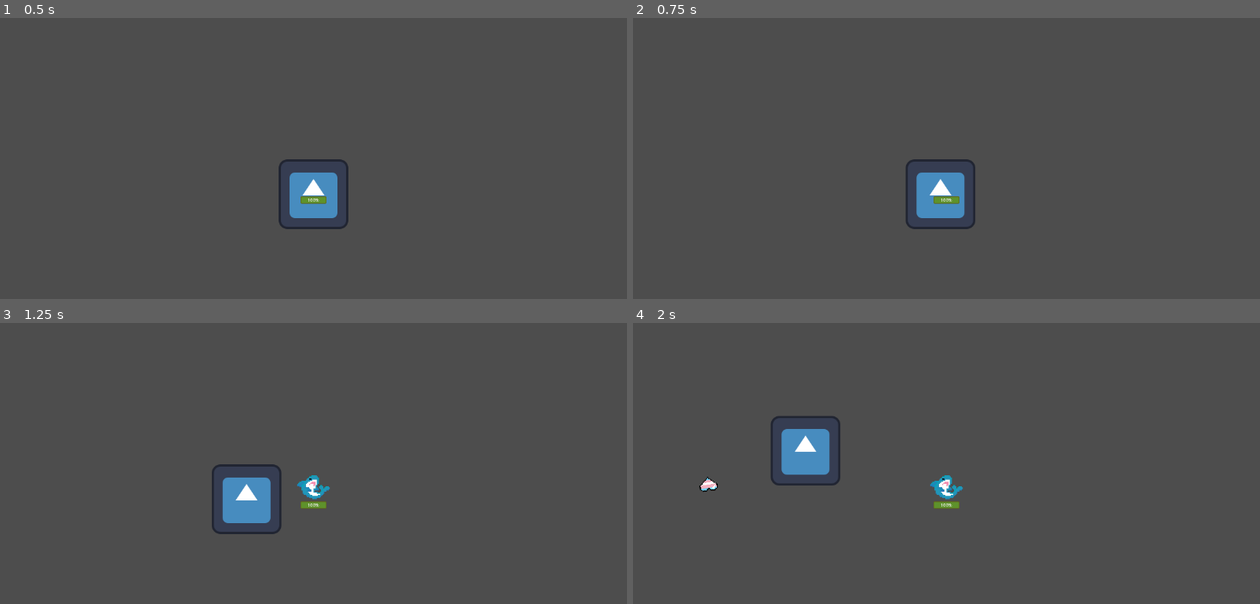
Above: before the commit, frames 1-4 (two rows, left to right).
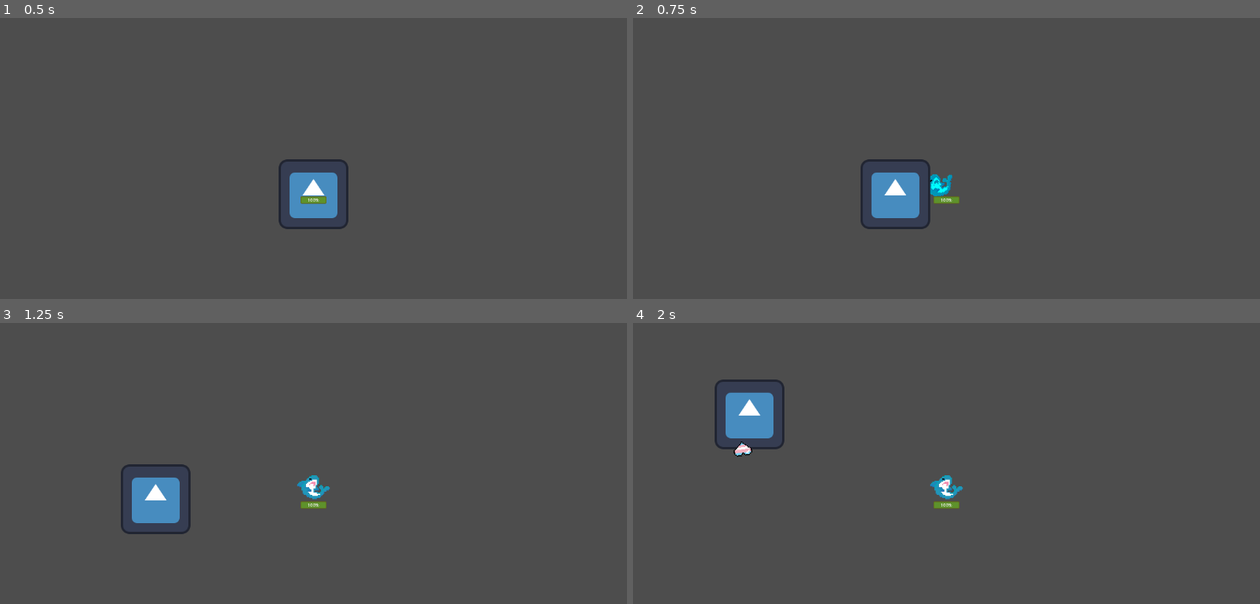
Above: after the commit, the same moments.

Repository: junyali/blahaj-run
Game: Godot game, scene res://levels/main_level.tscn
The game is run twice, just before and just after one commit, with the same random seed, the same clock (stepped at 60 frames per second) and the same inputs. The engine's default icon, where the game draws it, is replaced by a stand-in: a white triangle on a blue panel in a dark square.
Inputs (mouse positions are in pixels of both pictures, inside the frame that each line leads up to):
- Up to frame 1 (0.5 s): no input
- Up to frame 2 (0.75 s): tap Enter at 0.5 s; move the mouse to (1084, 175) at 0.52 s; hold D (move_right) from 0.53 s (still down); tap Q (dash, bound only after the commit) at 0.6 s
- Up to frame 3 (1.25 s): keep holding D (move_right)
- Up to frame 4 (2 s): move the mouse to (821, 516) at 1.27 s; release D (move_right) at 1.28 s; hold S (move_down) from 1.28 s (still down); tap E (shoot) at 1.35 s; tap Q (dash, bound only after the commit) at 1.55 s

Frame 1 is identical in both runs. In frame 2, 2.7% of the frame differs, in the area x 36-55%, y 50-76%; in frame 3, 3.2%; in frame 4, 3.3%, in the area x 10-34%, y 20-61%.

Commit message:
Add dashing attack

Diff:
--- a/characters/player/player.tscn
+++ b/characters/player/player.tscn
@@ -18,6 +18,9 @@
 corner_radius_top_right = 4
 corner_radius_bottom_right = 4
 corner_radius_bottom_left = 4
+
+[sub_resource type="CircleShape2D" id="CircleShape2D_exd8k"]
+radius = 19.0263
 
 [node name="Player" type="CharacterBody2D"]
 y_sort_enabled = true
@@ -48,5 +51,19 @@
 
 [node name="ShootTimer" type="Timer" parent="."]
 
+[node name="DashTimer" type="Timer" parent="."]
+
+[node name="DashCooldownTimer" type="Timer" parent="."]
+
+[node name="DashArea" type="Area2D" parent="."]
+
+[node name="Collision" type="CollisionShape2D" parent="DashArea"]
+position = Vector2(0, -19)
+shape = SubResource("CircleShape2D_exd8k")
+
 [connection signal="timeout" from="IframeTimer" to="." method="_on_iframe_timer_timeout"]
 [connection signal="timeout" from="ShootTimer" to="." method="_on_shoot_timer_timeout"]
+[connection signal="timeout" from="DashTimer" to="." method="_on_dash_timer_timeout"]
+[connection signal="timeout" from="DashCooldownTimer" to="." method="_on_dash_cooldown_timer_timeout"]
+[connection signal="area_entered" from="DashArea" to="." method="_on_dash_area_area_entered"]
+[connection signal="body_entered" from="DashArea" to="." method="_on_dash_area_body_entered"]
--- a/project.godot
+++ b/project.godot
@@ -42,6 +42,11 @@
 "events": [Object(InputEventKey,"resource_local_to_scene":false,"resource_name":"","device":-1,"window_id":0,"alt_press …(192 unchanged characters)…
 ]
 }
+dash={
+"deadzone": 0.2,
+"events": [Object(InputEventKey,"resource_local_to_scene":false,"resource_name":"","device":-1,"window_id":0,"alt_pressed":false,"shift_pressed":false,"ctrl_pressed":false,"meta_pressed":false,"pressed":false,"keycode":0,"physical_keycode":81,"key_label":0,"unicode":113,"location":0,"echo":false,"script":null)
+]
+}
 
 [rendering]
 
--- a/scripts/player/player.gd
+++ b/scripts/player/player.gd
@@ -7,6 +7,10 @@
 @export var max_speed: float = 300.0
 @export var acceleration: float = 500.0
 @export var friction: float = 1500.0
+@export var dash_force: float = 800.0
+@export var dash_duration: float = 0.3
+@export var dash_damage: int = 50
+@export var dash_cooldown: float = 2.0
 
 ## Character Stats
 @export var max_health: float = 100.0
@@ -14,26 +18,34 @@
 @export var shoot_cooldown: float = 0.3
 
 ## Node References
-@onready var sprite: Sprite2D = $Sprite2D
+@onready var sprite: Sprite2D = $Sprite
 @onready var collision: CollisionShape2D = $Collision
 @onready var camera: Camera2D = $Camera
 @onready var health_bar: ProgressBar = $HealthBar
 @onready var iframe_timer: Timer = $IframeTimer
 @onready var shoot_timer: Timer = $ShootTimer
+@onready var dash_timer: Timer = $DashTimer
+@onready var dash_cooldown_timer: Timer = $DashCooldownTimer
+@onready var dash_area: Area2D = $DashArea
 
 var current_health: float = max_health
 var is_invulnerable: bool = true
 var can_shoot: bool = true
+var is_dashing: bool = false
+var can_dash: bool = true
+var dash_direction: Vector2
 
 func _ready() -> void:
 	add_to_group("player")
 	setup_health()
 	setup_vulnerability()
 	setup_shooting()
+	setup_dash()
 
 func _physics_process(delta: float) -> void:
 	handle_movement(delta)
 	handle_shooting()
+	handle_dash()
 	move_and_slide()
 
 func _process(delta: float) -> void:
@@ -46,13 +58,36 @@
 
 	# Allows diagonal movement T-T
 	if input_dir != Vector2.ZERO:
-		velocity = velocity.move_toward(input_dir * max_speed, acceleration * delta)
+		velocity = velocity.lerp(input_dir * max_speed, acceleration * delta / 100.0)
 	else:
-		velocity = velocity.move_toward(Vector2.ZERO, friction * delta)
+		velocity = velocity.lerp(Vector2.ZERO, friction * delta / 100.0)
 
 func handle_shooting() -> void:
 	if Input.is_action_just_pressed("shoot") and can_shoot:
 		shoot()
+
+func handle_dash() -> void:
+	if Input.is_action_just_pressed("dash") and can_dash and not is_dashing:
+		start_dash()
+
+func start_dash() -> void:
+	is_dashing = true
+	can_dash = false
+
+	if velocity.length() > 0:
+		dash_direction = velocity.normalized()
+	else:
+		dash_direction = (get_global_mouse_position() - global_position).normalized()
+
+	velocity = dash_direction * dash_force
+
+	dash_area.set_collision_mask_value(1, true)
+
+	var tween: Tween = create_tween().set_parallel(true)
+	tween.tween_property(sprite, "modulate", Color.CYAN, 0.1)
+	tween.tween_property(sprite, "rotation", sprite.rotation + (PI * 4), dash_duration)
+
+	dash_timer.start()
 
 func shoot() -> void:
 	if not bullet_scene:
@@ -79,6 +114,16 @@
 func setup_shooting() -> void:
 	shoot_timer.wait_time = shoot_cooldown
 	shoot_timer.one_shot = true
+
+func setup_dash() -> void:
+	dash_timer.wait_time = dash_duration
+	dash_timer.one_shot = true
+
+	# Dash cooldown timer
+	dash_cooldown_timer.wait_time = dash_cooldown
+	dash_cooldown_timer.one_shot = true
+
+	dash_area.set_collision_mask_value(1, false)
 
 func take_damage(damage: float) -> void:
 	if is_invulnerable:
@@ -123,3 +168,24 @@
 func _on_iframe_timer_timeout() -> void:
 	is_invulnerable = false
 	sprite.modulate = Color.WHITE
+
+func _on_dash_cooldown_timer_timeout() -> void:
+	can_dash = true
+
+func _on_dash_timer_timeout() -> void:
+	is_dashing = false
+	dash_area.set_collision_mask_value(1, false)
+	sprite.modulate = Color.WHITE
+	sprite.scale = Vector2.ONE
+	sprite.rotation = 0.0
+	dash_cooldown_timer.start()
+
+func _on_dash_area_body_entered(body: Node2D) -> void:
+	if body.has_method("take_damage") and body != self and not body.is_in_group("player") and body.is_in_group("enemies"):
+		body.take_damage(dash_damage)
+		if body.has_method("apply_knockback"):
+			body.apply_knockback(dash_direction * 300)
+
+func _on_dash_area_area_entered(area: Area2D) -> void:
+	if area.has_method("take_damage"):
+		area.take_damage(dash_damage)
Not shown: 1 places in characters/player/player.tscn that only renumber resources
